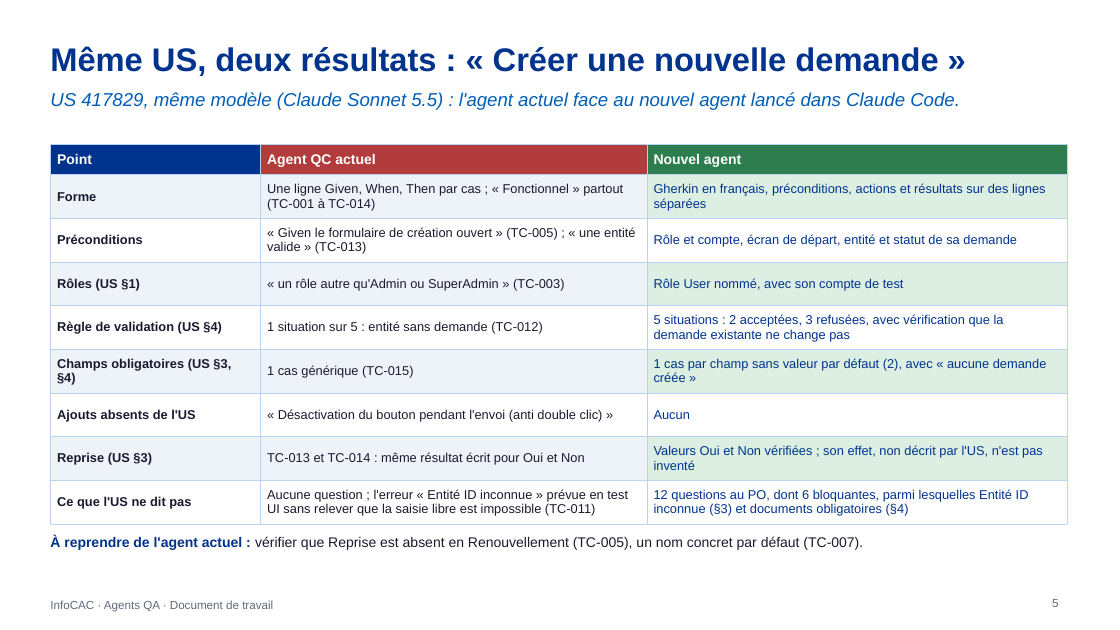
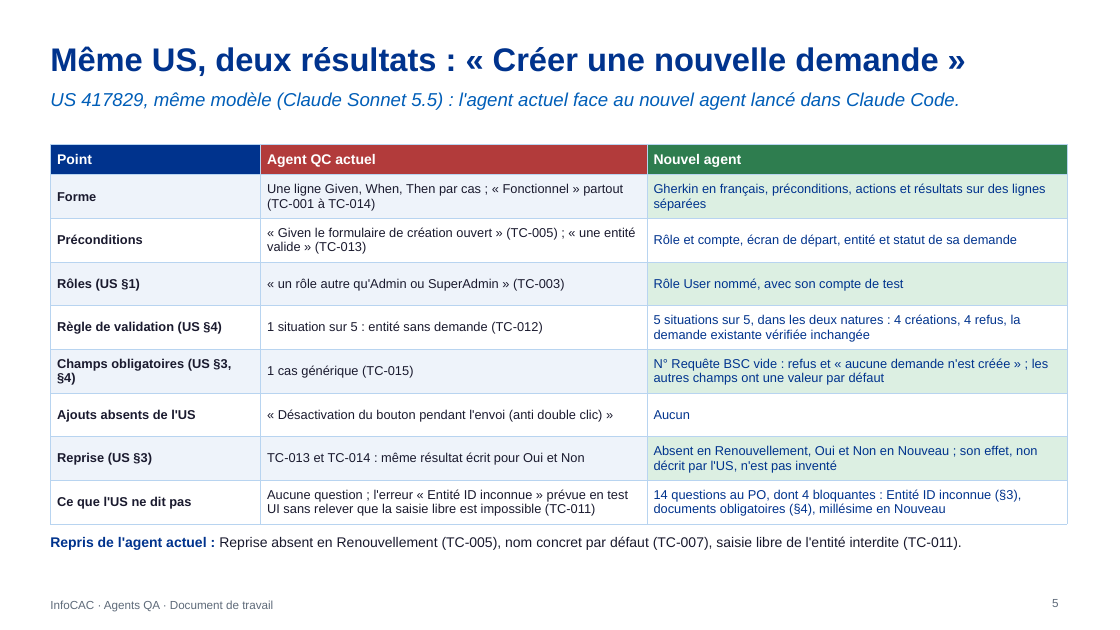
Before and after one commit to DauraRady/Travaux-QA, a slide deck: slide 5 of doc/InfoCAC-agents-QA.pptx. Drawn at 1120x630 pixels with LibreOffice and Linux fonts; fonts in the diff are those of the drawing. Boxes give left, top, right and bottom in pixels: in the first picture for what was removed or moved away, otherwise in the second. Text is boxed around its words. In the diff, an @@ line names an element or a change of style, - is before the commit and + after.

Commit message:
Présentations, comparatif et mail mis à jour avec le lancement du 27/10

```diff
--- a/doc/InfoCAC-agents-QA.pptx
+++ b/doc/InfoCAC-agents-QA.pptx
@@ table at (x1=50, y1=145, x2=1067, y2=520) @@
-row 5, column 3: 5 situations : 2 acceptées, 3 refusées, avec vérification que la demande existante ne change pas
+row 5, column 3: 5 situations sur 5, dans les deux natures : 4 créations, 4 refus, la demande existante vérifiée inchangée
-row 6, column 3: 1 cas par champ sans valeur par défaut (2), avec « aucune demande créée »
+row 6, column 3: N° Requête BSC vide : refus et « aucune demande n'est créée » ; les autres champs ont une valeur par défaut
-row 8, column 3: Valeurs Oui et Non vérifiées ; son effet, non décrit par l'US, n'est pas inventé
+row 8, column 3: Absent en Renouvellement, Oui et Non en Nouveau ; son effet, non décrit par l'US, n'est pas inventé
-row 9, column 3: 12 questions au PO, dont 6 bloquantes, parmi lesquelles Entité ID inconnue (§3) et documents obligatoires (§4)
+row 9, column 3: 14 questions au PO, dont 4 bloquantes : Entité ID inconnue (§3), documents obligatoires (§4), millésime en Nouveau
@@ text at (x1=50, y1=536, x2=962, y2=550): text changed @@
-À reprendre de l'agent actuel : vérifier que Reprise est absent en Renouvellement (TC-005), un nom concret par défaut (TC-007).
+Repris de l'agent actuel : Reprise absent en Renouvellement (TC-005), nom concret par défaut (TC-007), saisie libre de l'entité interdite (TC-011).
```
Also in this commit, not shown: 1 other slide changed, 5 other files.
